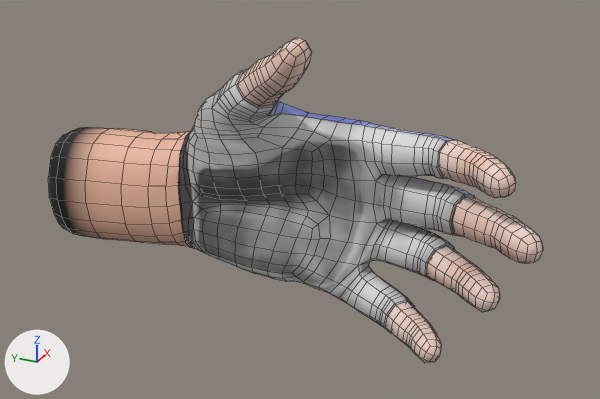
An edit to the FBX model Untitled Climb Game/Assets/Models/Player/Hand/HandL.fbx, drawn before and after from the same camera.
The view is the same before and after, from a 50 mm camera at (-0.334, -0.154, 0.168) aimed at (-0.004, -0.005, 0.002). The axes (+X, +Y, +Z) are drawn at lower left. The lights are the same throughout. Mesh edges are drawn as thin lines.

Names of what the first picture shows: 'Hand_low.003'.
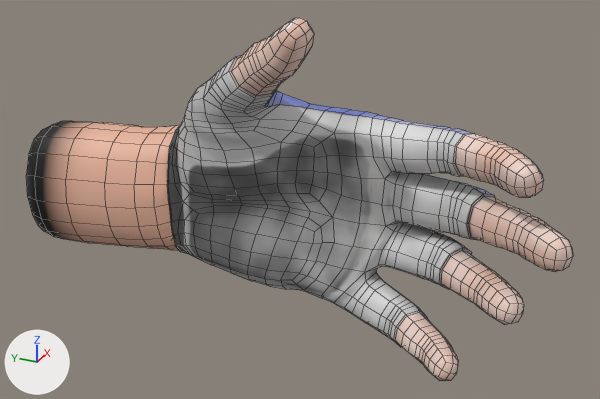
The newer file is also rescaled (x1.102) as a whole; pictures and numbers use the older file's frame.

What differs and where, as boxes (x1, y1, x2, y2) in the pictures (600 x 399 px; the box of a moved part takes in the faces that stretch with it):
```json
{"object": "Hand_low.003", "change": "reshaped, turned, rescaled", "before": [48, 38, 543, 362], "after": [26, 18, 573, 381]}
{"part": 1, "of": "me_cube_015", "change": "moved or reshaped", "before": [48, 127, 190, 246], "after": [26, 121, 181, 250]}
{"part": 2, "of": "me_cube_015", "change": "rebuilt", "before": [179, 70, 475, 333], "after": [168, 18, 573, 381], "on screen": "37% wider, 38% taller"}
{"part": 3, "of": "me_cube_015", "change": "deleted", "before": [385, 302, 441, 362]}
{"part": 4, "of": "me_cube_015", "change": "deleted", "before": [451, 197, 543, 264], "on screen": "beige"}
{"part": 5, "of": "me_cube_015", "change": "deleted", "before": [439, 140, 516, 198]}
{"part": 6, "of": "me_cube_015", "change": "deleted", "before": [237, 38, 312, 106], "on screen": "beige"}
{"part": 7, "of": "me_cube_015", "change": "deleted", "before": [427, 245, 500, 312]}
```

Edits to the scene script, one JSON object a line:
```json
{"block": "me_cube_015", "where": "# used by ob_hand_low_003; location = (0.0, 0.0, 0.0)"}
{"op": "remove", "block": "me_cube_015", "code": "me_cube_015.from_pydata(...)  # 1344 vertices, 1282 faces; spans x -0.037..0.032, y -0.12..0.14, z -0.054..0.087"}
{"op": "add", "block": "me_cube_015", "code": "me_cube_015.from_pydata(...)  # 1304 vertices, 1282 faces; spans x -0.041..0.048, y -0.154..0.179, z -0.069..0.111"}
{"block": "me_cube_015", "change": "me_cube_015 part 1: the loose piece of 261 vertices spanning x -0.016..0.032, y 0.058..0.14, z -0.048..0.023 is scaled about the mesh origin by (-1.28, 1.28, 1.28)"}
{"block": "me_cube_015", "change": "me_cube_015 part 2: the loose piece of 678 vertices spanning x -0.024..0.03, y -0.086..0.062, z -0.054..0.066 is rebuilt with 1043 vertices and now spans x -0.038..0.048, y -0.154..0.079, z -0.069..0.111"}
{"block": "me_cube_015", "change": "me_cube_015 part 3: the loose piece of 81 vertices spanning x -0.035..-0.005, y -0.085..-0.055, z -0.053..-0.037 is deleted"}
{"block": "me_cube_015", "change": "me_cube_015 part 4: the loose piece of 81 vertices spanning x -0.018..0.016, y -0.12..-0.078, z -0.006..0.013 is deleted"}
{"block": "me_cube_015", "change": "me_cube_015 part 5: the loose piece of 81 vertices spanning x -0.018..0.014, y -0.106..-0.07, z 0.022..0.039 is deleted"}
{"block": "me_cube_015", "change": "me_cube_015 part 6: the loose piece of 81 vertices spanning x -0.037..-0.006, y -0.021..0.017, z 0.053..0.087 is deleted"}
{"block": "me_cube_015", "change": "me_cube_015 part 7: the loose piece of 81 vertices spanning x -0.021..0.011, y -0.106..-0.069, z -0.03..-0.012 is deleted"}
{"op": "set", "path": "ob_hand_low_003.rotation_euler", "old": "(0.0, 0.0, 0.0)", "new": "(3.142, 0.0, 0.0)", "note": "degrees (0, 0, 0) -> degrees (180, 0, 0)"}
{"op": "set", "path": "ob_hand_low_003.scale", "old": "(1.0, 1.0, 1.0)", "new": "(-0.863, -0.863, -0.863)"}
```
